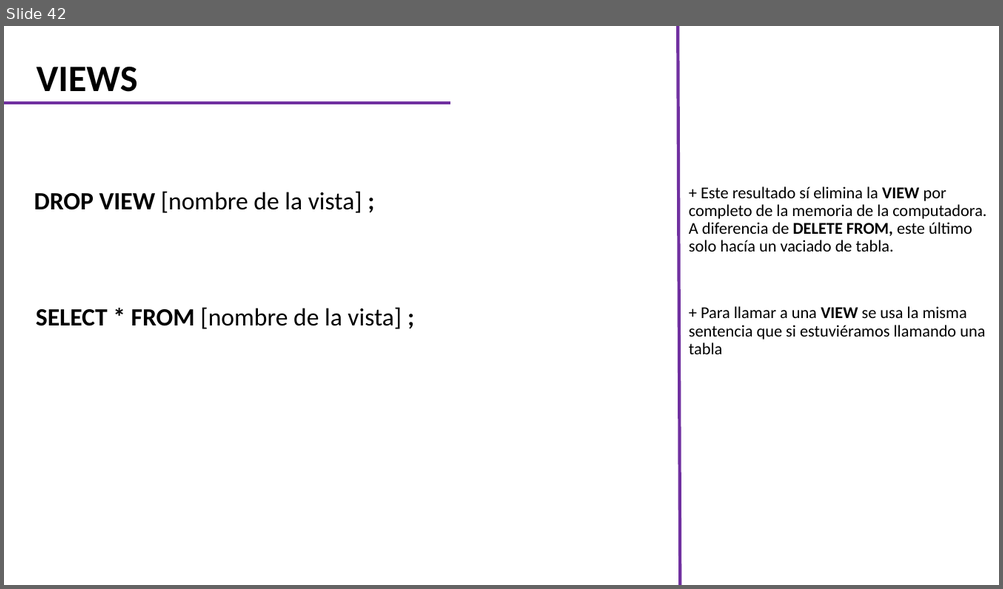
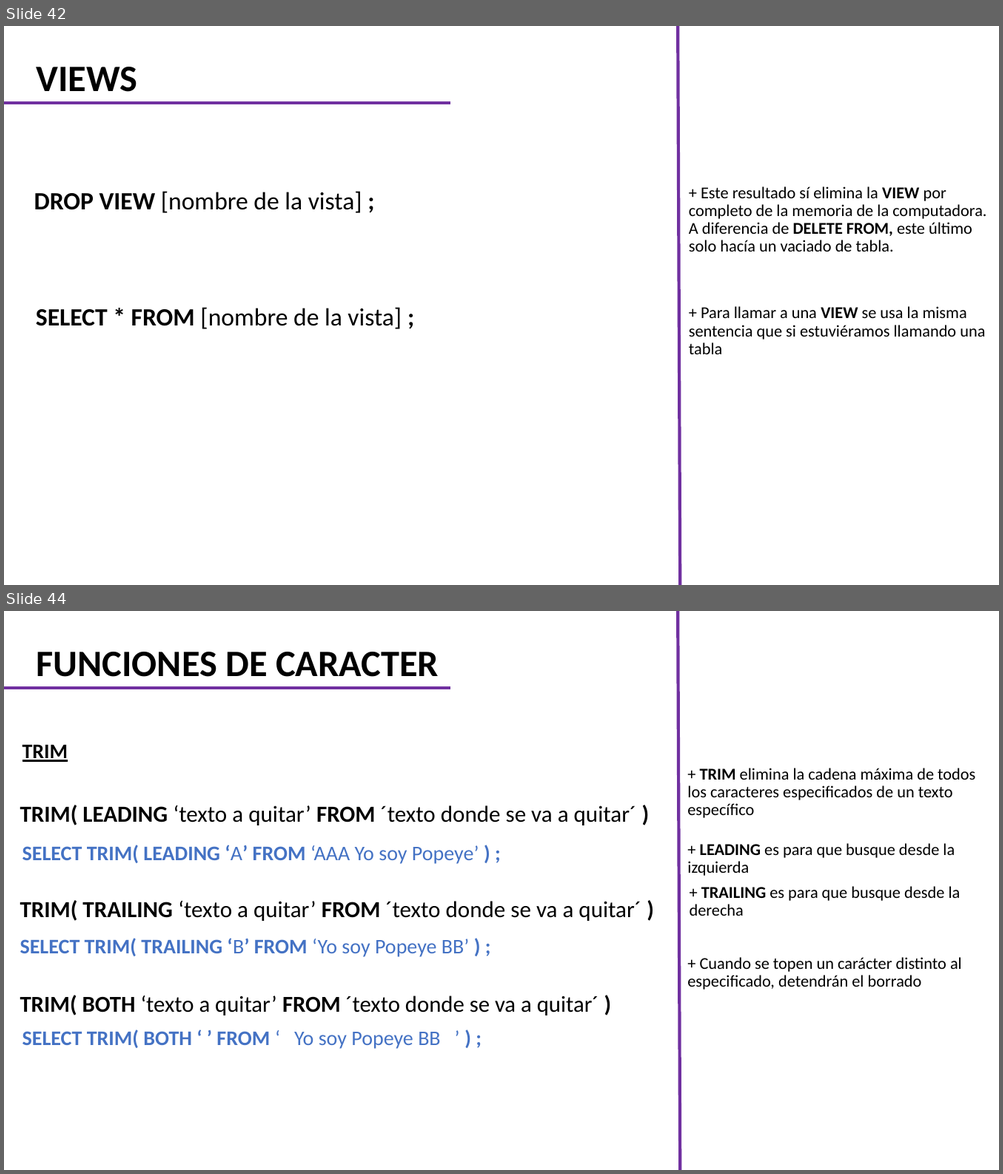
Before and after one commit to CarlosCamposs/Curso-AABD_SQL, a slide deck: Curso AABD-SQL (Notas).pptx. Shown one above the other, each under a label of ours: slide 42 before the commit, slides 42 and 44 after it; the slides between them are not shown. The pictures are 1003x589 and 1003x1174 pixels, drawn with LibreOffice and Linux fonts; fonts in the diff are those of the drawing. Boxes give left, top, right and bottom in pixels: in the first picture for what was removed or moved away, otherwise in the second. Text is boxed around its words. In the diff, an @@ line names an element or a change of style, - is before the commit and + after.

```diff
--- a/Curso AABD-SQL (Notas).pptx
+++ b/Curso AABD-SQL (Notas).pptx
@@ slide 44 added at box(4, 611, 999, 1170), background #FFFFFF @@
@@ line added from (680, 1170) to (677, 611), #7030A0 3 pt @@
@@ title added at box(37, 652, 438, 677), 36 pt, text #000000, bold @@
+FUNCIONES DE CARACTER
@@ line added from (4, 689) to (450, 689), #7030A0 3 pt @@
@@ text added at box(22, 744, 68, 762), 20 pt, text #000000, bold, underline @@
+TRIM
@@ text added at box(687, 768, 975, 818), 16 pt, text #000000 @@
++ TRIM elimina la cadena máxima de todos los caracteres especificados de un texto específico
@@ subtitle added at box(20, 805, 636, 826), 22.2 pt, text #000000 @@
+TRIM( LEADING ‘texto a quitar’ FROM ´texto donde se va a quitar´ )
@@ text added at box(22, 845, 479, 864), 20 pt, text #4472C4, bold @@
+SELECT TRIM( LEADING ‘A’ FROM ‘AAA Yo soy Popeye’ ) ;
@@ text added at box(687, 843, 954, 876), 16 pt, text #000000 @@
++ LEADING es para que busque desde la izquierda
@@ text added at box(689, 886, 960, 916), 16 pt, text #000000 @@
++ TRAILING es para que busque desde la derecha
@@ text added at box(20, 900, 640, 921), 22.2 pt, text #000000 @@
+TRIM( TRAILING ‘texto a quitar’ FROM ´texto donde se va a quitar´ )
@@ text added at box(20, 938, 469, 957), 20 pt, text #4472C4, bold @@
+SELECT TRIM( TRAILING ‘B’ FROM ‘Yo soy Popeye BB’ ) ;
@@ text added at box(687, 957, 962, 990), 16 pt, text #000000 @@
++ Cuando se topen un carácter distinto al especificado, detendrán el borrado
@@ text added at box(20, 995, 599, 1016), 22 pt, text #000000 @@
+TRIM( BOTH ‘texto a quitar’ FROM ´texto donde se va a quitar´ )
@@ text added at box(22, 1030, 440, 1049), 20 pt, text #4472C4, bold @@
+SELECT TRIM( BOTH ‘ ’ FROM ‘ Yo soy Popeye BB ’ ) ;
```
Also in this commit, not shown: 3 other slides added.
